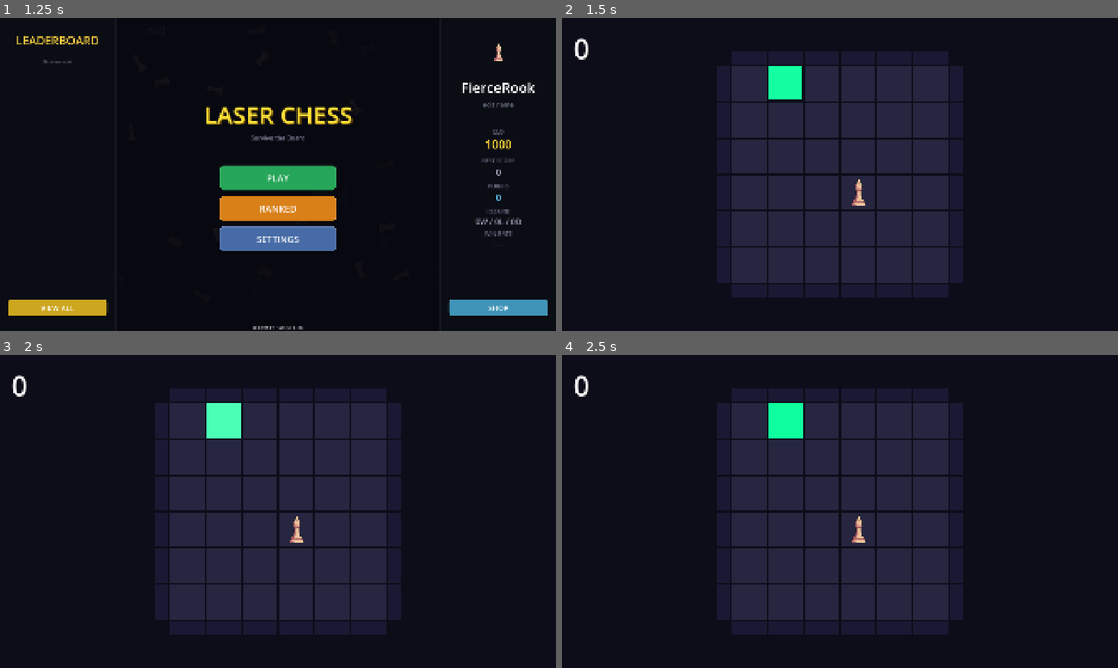
Above: before the commit, frames 1-4 (two rows, left to right).
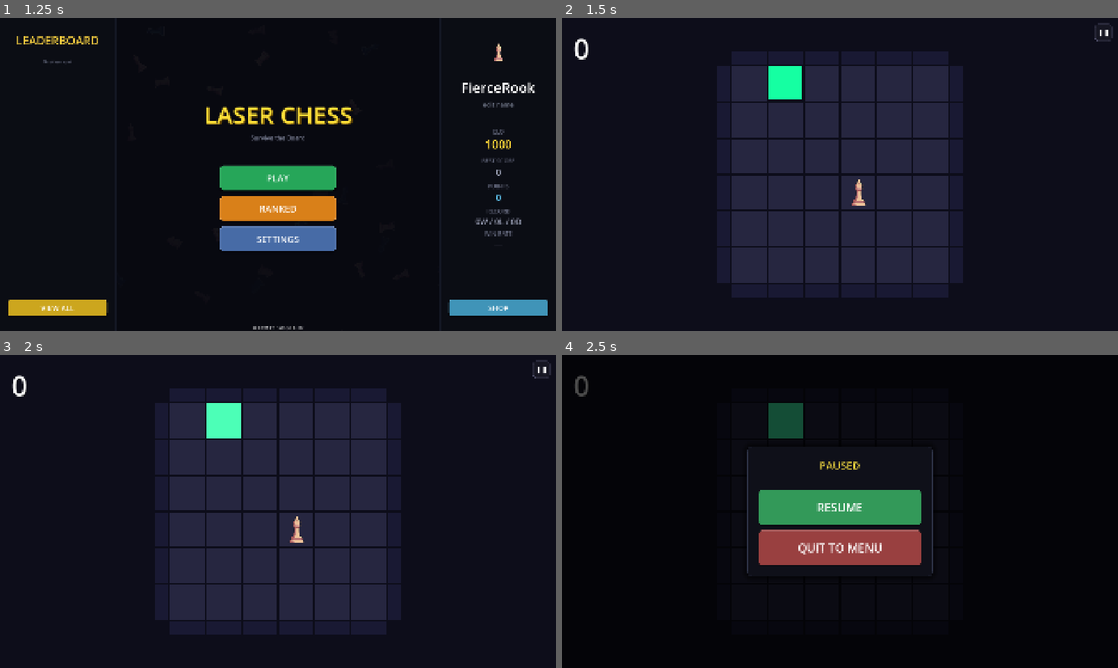
Above: after the commit, the same moments.

Repository: christophrrrrr/LaserChess
Game: Godot game, scene res://scenes/intro.tscn
Same seed, same stepped clock (60 frames per second), same inputs: the game is played once before the commit and once after it.
Inputs (mouse positions are in pixels of both pictures, inside the frame that each line leads up to):
- Up to frame 1 (1.25 s): tap Enter at 0.5 s; move the mouse to (400, 158) at 0.52 s; hold D (move_right) from 0.53 s (still down); tap E at 0.6 s; click (400, 158) at 0.67 s
- Up to frame 2 (1.5 s): release D (move_right) at 1.25 s; click "PLAY" at 1.25 s
- Up to frame 3 (2 s): no input
- Up to frame 4 (2.5 s): click (1101, 370) at 2 s, where only the run after the commit has a clickable "❚❚"

Frame 1 is identical in both runs. In frame 2, less than 0.1% of the frame differs, in the area x 95-100%, y 1-8%; in frame 3, less than 0.1%; in frame 4, 32%, in the area x 2-73%, y 6-90%.

Commit message:
firts upload on itch.io. not perfect for mobile yet.

Diff:
--- a/project.godot
+++ b/project.godot
@@ -27,6 +27,7 @@
 
 window/size/viewport_width=1920
 window/size/viewport_height=1080
+window/size/mode=3
 window/stretch/mode="canvas_items"
 
 [input]
@@ -62,6 +63,11 @@
 ]
 }
 
+[input_devices]
+
+pointing/emulate_touch_from_mouse=true
+
 [rendering]
 
+textures/vram_compression/import_etc2_astc=true
 environment/defaults/default_clear_color=Color(0.050980393, 0.050980393, 0.101960786, 1)
--- a/scenes/main.tscn
+++ b/scenes/main.tscn
@@ -1,10 +1,11 @@
-[gd_scene load_steps=6 format=3 uid="uid://d4l4xdm13fk66"]
+[gd_scene load_steps=7 format=3 uid="uid://d4l4xdm13fk66"]
 
 [ext_resource type="PackedScene" uid="uid://p7j5mhd8x8ju" path="res://scenes/game_board.tscn" id="1_o5qli"]
 [ext_resource type="PackedScene" uid="uid://byb83hoq0ndhs" path="res://scenes/player.tscn" id="2_0wfyh"]
 [ext_resource type="PackedScene" uid="uid://bguh80om3o2as" path="res://scenes/score_ui.tscn" id="3_sugp2"]
 [ext_resource type="PackedScene" uid="uid://xklv3sj16ova" path="res://scenes/hazard_spawner.tscn" id="4_jyhfs"]
 [ext_resource type="PackedScene" uid="uid://c8gkffxrmbwts" path="res://scenes/GameOverUI.tscn" id="5_tbgi4"]
+[ext_resource type="PackedScene" uid="uid://cr87ws483l3ae" path="res://scenes/pause_ui.tscn" id="6_tefeu"]
 
 [node name="Main" type="Node2D"]
 
@@ -24,3 +25,5 @@
 max_hazards_per_spawn = 5
 
 [node name="GameOverUI" parent="." instance=ExtResource("5_tbgi4")]
+
+[node name="PauseUI" parent="." instance=ExtResource("6_tefeu")]
--- /dev/null
+++ b/scenes/pause_ui.tscn
@@ -0,0 +1,6 @@
+[gd_scene load_steps=2 format=3 uid="uid://cr87ws483l3ae"]
+
+[ext_resource type="Script" uid="uid://la4fom1s7jqk" path="res://scripts/pause_ui.gd" id="1_uwb1u"]
+
+[node name="PauseUI" type="CanvasLayer"]
+script = ExtResource("1_uwb1u")
--- /dev/null
+++ b/scripts/pause_ui.gd
@@ -0,0 +1,202 @@
+extends CanvasLayer
+
+## Mobile Pause Button & Menu
+## Add this as a child of your main game scene or autoload it
+##
+## Usage:
+##   1. Add pause_ui.tscn to your game scene
+##   OR
+##   2. var pause_ui = preload("res://scenes/pause_ui.tscn").instantiate()
+##      add_child(pause_ui)
+
+signal resumed
+signal quit_to_menu
+
+var is_paused: bool = false
+var pause_panel: Control
+var pause_button: Button
+
+func _ready() -> void:
+	layer = 100  # Above everything
+	_build_ui()
+
+func _build_ui() -> void:
+	# Main container for everything
+	var root = Control.new()
+	root.set_anchors_preset(Control.PRESET_FULL_RECT)
+	root.mouse_filter = Control.MOUSE_FILTER_IGNORE
+	add_child(root)
+
+	# Pause button in top-right
+	pause_button = Button.new()
+	pause_button.text = "❚❚"  # Pause icon
+	pause_button.set_anchors_preset(Control.PRESET_TOP_RIGHT)
+	pause_button.position = Vector2(-80, 20)
+	pause_button.custom_minimum_size = Vector2(60, 60)
+	pause_button.add_theme_font_size_override("font_size", 24)
+	pause_button.add_theme_color_override("font_color", Color.WHITE)
+	_style_pause_button(pause_button)
+	pause_button.pressed.connect(_on_pause_pressed)
+	root.add_child(pause_button)
+
+	# Pause panel (hidden by default)
+	pause_panel = _create_pause_panel()
+	pause_panel.visible = false
+	root.add_child(pause_panel)
+
+func _style_pause_button(btn: Button) -> void:
+	var normal = StyleBoxFlat.new()
+	normal.bg_color = Color(0.1, 0.1, 0.15, 0.7)
+	normal.set_corner_radius_all(12)
+	normal.border_color = Color(0.3, 0.3, 0.4, 0.8)
+	normal.set_border_width_all(2)
+	btn.add_theme_stylebox_override("normal", normal)
+
+	var hover = StyleBoxFlat.new()
+	hover.bg_color = Color(0.15, 0.15, 0.2, 0.85)
+	hover.set_corner_radius_all(12)
+	hover.border_color = Color(0.4, 0.4, 0.5, 0.9)
+	hover.set_border_width_all(2)
+	btn.add_theme_stylebox_override("hover", hover)
+
+	var pressed = StyleBoxFlat.new()
+	pressed.bg_color = Color(0.08, 0.08, 0.12, 0.9)
+	pressed.set_corner_radius_all(12)
+	btn.add_theme_stylebox_override("pressed", pressed)
+
+	btn.add_theme_stylebox_override("focus", StyleBoxEmpty.new())
+
+func _create_pause_panel() -> Control:
+	var overlay = Control.new()
+	overlay.set_anchors_preset(Control.PRESET_FULL_RECT)
+
+	# Dark backdrop
+	var backdrop = ColorRect.new()
+	backdrop.set_anchors_preset(Control.PRESET_FULL_RECT)
+	backdrop.color = Color(0, 0, 0, 0.7)
+	overlay.add_child(backdrop)
+
+	# Center container
+	var center = CenterContainer.new()
+	center.set_anchors_preset(Control.PRESET_FULL_RECT)
+	overlay.add_child(center)
+
+	# Panel
+	var panel = PanelContainer.new()
+	panel.custom_minimum_size = Vector2(400, 350)
+	var style = StyleBoxFlat.new()
+	style.bg_color = Color(0.06, 0.065, 0.1)
+	style.border_color = Color(0.18, 0.2, 0.28)
+	style.set_border_width_all(2)
+	style.set_corner_radius_all(16)
+	style.set_content_margin_all(40)
+	style.shadow_color = Color(0, 0, 0, 0.5)
+	style.shadow_size = 20
+	panel.add_theme_stylebox_override("panel", style)
+	center.add_child(panel)
+
+	# Content
+	var vbox = VBoxContainer.new()
+	vbox.alignment = BoxContainer.ALIGNMENT_CENTER
+	vbox.add_theme_constant_override("separation", 20)
+	panel.add_child(vbox)
+
+	# Title
+	var title = Label.new()
+	title.text = "PAUSED"
+	title.horizontal_alignment = HORIZONTAL_ALIGNMENT_CENTER
+	title.add_theme_font_size_override("font_size", 36)
+	title.add_theme_color_override("font_color", Color(0.95, 0.85, 0.25))
+	vbox.add_child(title)
+
+	# Spacer
+	var spacer = Control.new()
+	spacer.custom_minimum_size = Vector2(0, 20)
+	vbox.add_child(spacer)
+
+	# Resume button
+	var resume_btn = _create_menu_button("RESUME", Color(0.2, 0.6, 0.35))
+	resume_btn.pressed.connect(_on_resume_pressed)
+	vbox.add_child(resume_btn)
+
+	# Quit button
+	var quit_btn = _create_menu_button("QUIT TO MENU", Color(0.6, 0.25, 0.25))
+	quit_btn.pressed.connect(_on_quit_pressed)
+	vbox.add_child(quit_btn)
+
+	return overlay
+
+func _create_menu_button(text: String, color: Color) -> Button:
+	var btn = Button.new()
+	btn.text = text
+	btn.custom_minimum_size = Vector2(560, 120)
+	btn.size_flags_horizontal = Control.SIZE_SHRINK_CENTER
+	btn.add_theme_font_size_override("font_size", 40)
+	btn.add_theme_color_override("font_color", Color.WHITE)
+
+	var normal = StyleBoxFlat.new()
+	normal.bg_color = color
+	normal.set_corner_radius_all(10)
+	normal.border_color = color.lightened(0.15)
+	normal.border_width_top = 2
+	normal.shadow_color = Color(0, 0, 0, 0.3)
+	normal.shadow_size = 4
+	normal.shadow_offset = Vector2(0, 3)
+	btn.add_theme_stylebox_override("normal", normal)
+
+	var hover = StyleBoxFlat.new()
+	hover.bg_color = color.lightened(0.1)
+	hover.set_corner_radius_all(10)
+	hover.border_color = color.lightened(0.25)
+	hover.border_width_top = 2
+	hover.shadow_color = Color(0, 0, 0, 0.4)
+	hover.shadow_size = 5
+	btn.add_theme_stylebox_override("hover", hover)
+
+	var pressed = StyleBoxFlat.new()
+	pressed.bg_color = color.darkened(0.15)
+	pressed.set_corner_radius_all(10)
+	btn.add_theme_stylebox_override("pressed", pressed)
+
+	btn.add_theme_stylebox_override("focus", StyleBoxEmpty.new())
+	return btn
+
+func _on_pause_pressed() -> void:
+	if is_paused:
+		return
+	_pause_game()
+
+func _on_resume_pressed() -> void:
+	_resume_game()
+
+func _on_quit_pressed() -> void:
+	_resume_game()
+	quit_to_menu.emit()
+	get_tree().change_scene_to_file("res://scenes/main_menu.tscn")
+
+func _pause_game() -> void:
+	is_paused = true
+	get_tree().paused = true
+	pause_panel.visible = true
+	pause_button.visible = false
+
+func _resume_game() -> void:
+	is_paused = false
+	get_tree().paused = false
+	pause_panel.visible = false
+	pause_button.visible = true
+	resumed.emit()
+
+func _unhandled_input(event: InputEvent) -> void:
+	# ESC key also toggles pause
+	if event is InputEventKey and event.pressed and not event.echo:
+		if event.keycode == KEY_ESCAPE:
+			if is_paused:
+				_resume_game()
+			else:
+				_pause_game()
+			get_viewport().set_input_as_handled()
+
+# Make sure this node processes even when game is paused
+func _enter_tree() -> void:
+	process_mode = Node.PROCESS_MODE_ALWAYS
--- a/scripts/player.gd
+++ b/scripts/player.gd
@@ -32,6 +32,16 @@
 var _move_cooldown: float = 0.0
 const MOVE_INITIAL_DELAY := 0.16   ## Delay before repeat starts (seconds)
 const MOVE_REPEAT_RATE := 0.09     ## Time between repeated moves when held
+
+# === TOUCH/SWIPE CONTROLS ===
+var _touch_start_pos: Vector2 = Vector2.ZERO
+var _touch_start_time: float = 0.0
+var _is_touching: bool = false
+var _touch_index: int = -1  # Track which finger
+
+const SWIPE_THRESHOLD := 40.0      ## Minimum distance to register as swipe (pixels)
+const TAP_THRESHOLD := 25.0        ## Maximum movement to count as tap
+const TAP_TIME_THRESHOLD := 0.3    ## Maximum time for a tap (seconds)
 
 func _ready() -> void:
 	# Skip game_board setup if in menu preview mode
@@ -165,6 +175,57 @@
 func _unhandled_input(event: InputEvent) -> void:
 	if event is InputEventKey and event.pressed and not event.echo:
 		_keys_this_frame.append(event.keycode)
+
+	# === TOUCH INPUT HANDLING ===
+	if event is InputEventScreenTouch:
+		if event.pressed:
+			# Finger down - start tracking
+			if not _is_touching:
+				_is_touching = true
+				_touch_index = event.index
+				_touch_start_pos = event.position
+				_touch_start_time = Time.get_ticks_msec() / 1000.0
+		else:
+			# Finger up - check for swipe or tap
+			if _is_touching and event.index == _touch_index:
+				_handle_touch_release(event.position)
+				_is_touching = false
+				_touch_index = -1
+
+func _handle_touch_release(end_pos: Vector2) -> void:
+	if is_moving or is_dead:
+		return
+
+	var delta = end_pos - _touch_start_pos
+	var distance = delta.length()
+	var elapsed = (Time.get_ticks_msec() / 1000.0) - _touch_start_time
+
+	# Check if it's a tap (small movement, quick release)
+	if distance < TAP_THRESHOLD and elapsed < TAP_TIME_THRESHOLD:
+		_try_press()
+		return
+
+	# Check if it's a swipe (enough distance)
+	if distance >= SWIPE_THRESHOLD:
+		var direction = _get_swipe_direction(delta)
+		if direction != Vector2i.ZERO:
+			_try_move(direction)
+			_move_cooldown = MOVE_INITIAL_DELAY
+
+func _get_swipe_direction(delta: Vector2) -> Vector2i:
+	# Determine primary direction based on larger axis
+	if abs(delta.x) > abs(delta.y):
+		# Horizontal swipe
+		if delta.x > 0:
+			return Vector2i.RIGHT
+		else:
+			return Vector2i.LEFT
+	else:
+		# Vertical swipe
+		if delta.y > 0:
+			return Vector2i.DOWN
+		else:
+			return Vector2i.UP
 
 func _process(delta: float) -> void:
 	if is_moving or is_dead:
@@ -330,6 +391,10 @@
 	_keys_this_frame.clear()
 	_move_cooldown = 0.0
 
+	# Reset touch state
+	_is_touching = false
+	_touch_index = -1
+
 	sprite.modulate = Color(1.0, 1.0, 1.0, 1.0)
 	glow.modulate = Color(1.0, 0.8, 0.0, 0.5)
 	modulate.a = 1.0
Not shown, added: Export/LaserChess.apple-touch-icon.png.import
Not shown, added: Export/LaserChess.icon.png.import
Not shown, added: Export/LaserChess.png.import
Not shown, added: Export/index.apple-touch-icon.png.import
Not shown, added: Export/index.icon.png.import
Not shown, added: Export/index.png.import
Binary file added: assets/coverimage.png
Not shown, added: assets/coverimage.png.import
Not shown, changed: export_presets.cfg
Not shown, added: scripts/pause_ui.gd.uid
Not shown, added: Export/LaserChess.apple-touch-icon.png
Not shown, added: Export/LaserChess.audio.position.worklet.js
(and 18 more such lines)
